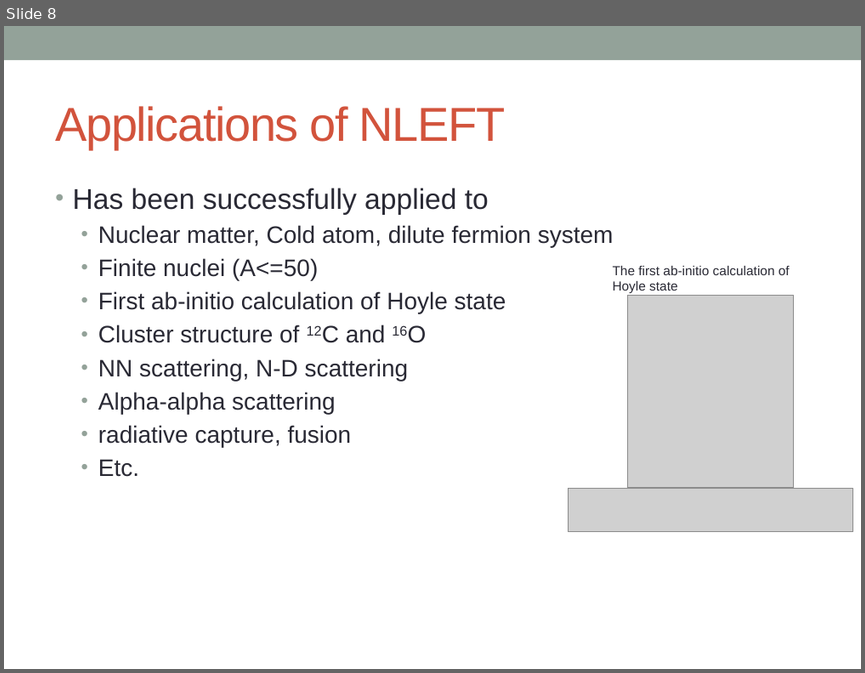
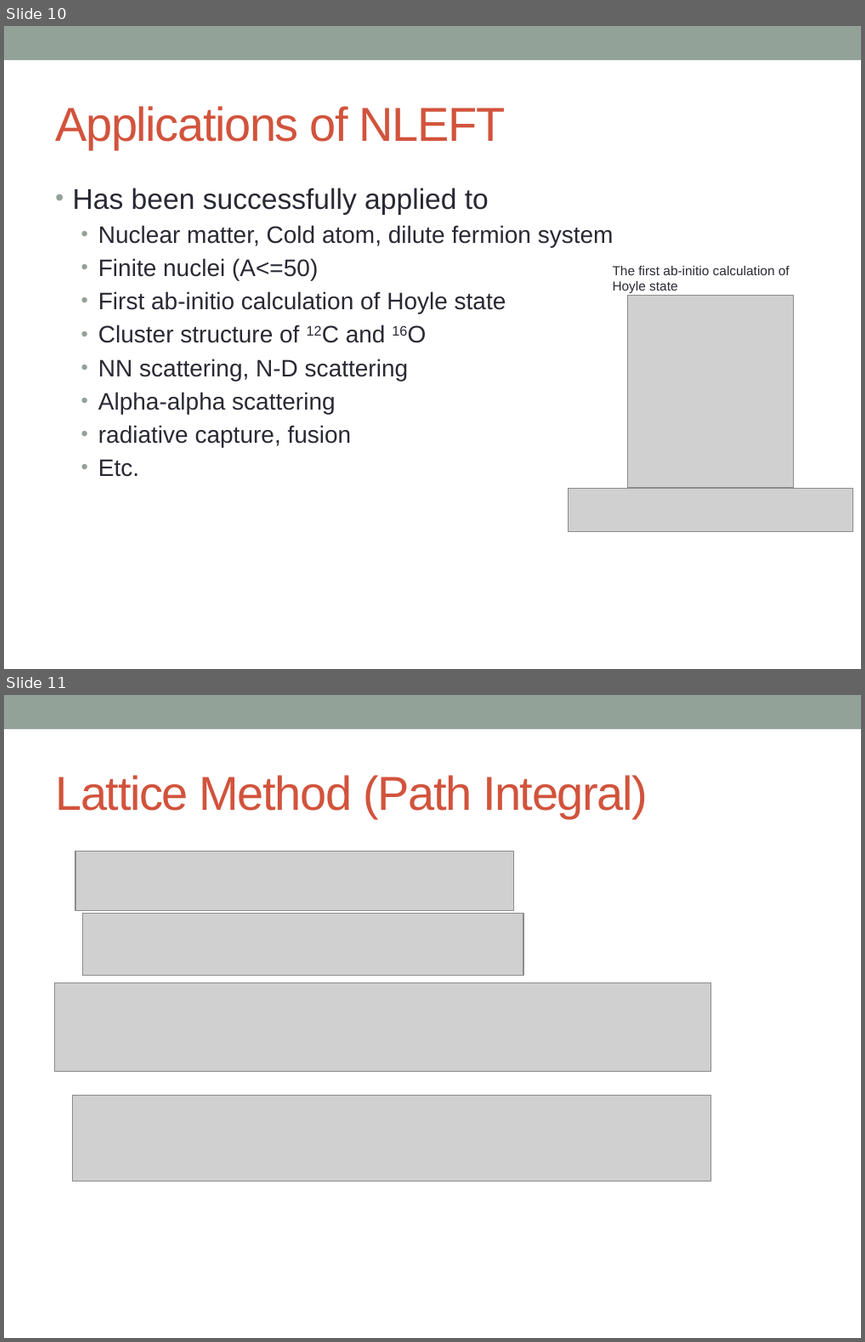
Before and after one commit to alphacentaury-github/NPSS2020, a slide deck: 20200928_송영호_연세대.pptx. Shown one above the other, each under a label of ours: slide 8 before the commit, slides 10 and 11 after it. The pictures are 865x673 and 865x1342 pixels, drawn with LibreOffice and Linux fonts; fonts in the diff are those of the drawing; grey boxes stand for pictures. Boxes give left, top, right and bottom in pixels: in the first picture for what was removed or moved away, otherwise in the second. Text is boxed around its words. In the diff, an @@ line names an element or a change of style, - is before the commit and + after.

```diff
--- a/20200928_송영호_연세대.pptx
+++ b/20200928_송영호_연세대.pptx
@@ slide 11 added at (4,695,861,1338), background #FFFFFF; not listed: 1 template element that a slide beside it also shows @@
@@ title added at (55,775,647,818), 40 pt, text #D2533C @@
+Lattice Method (Path Integral)
@@ picture added at (75,851,513,911) @@
@@ picture added at (83,913,524,975) @@
@@ picture added at (54,983,711,1072) @@
@@ picture added at (73,1095,711,1181) @@
@@ what was slide 8 is now slide 10 @@
```
Also in this commit, not shown: 6 slides changed, 13 other slides added, 2 slides removed.
